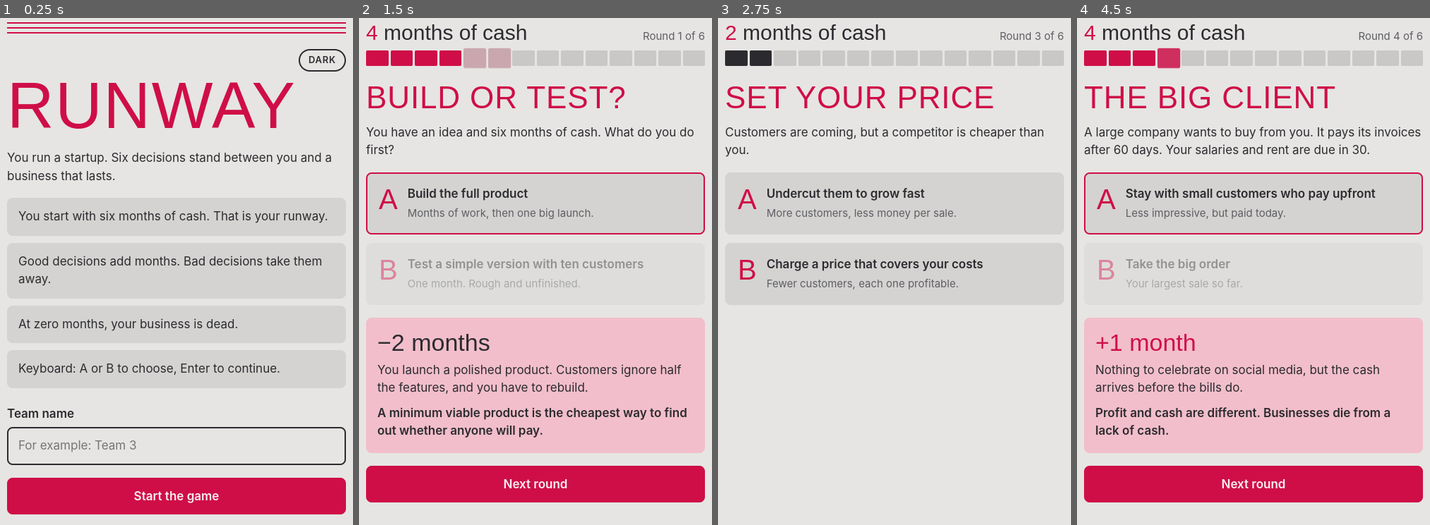
Above: before the commit, frames 1-4 (left to right).
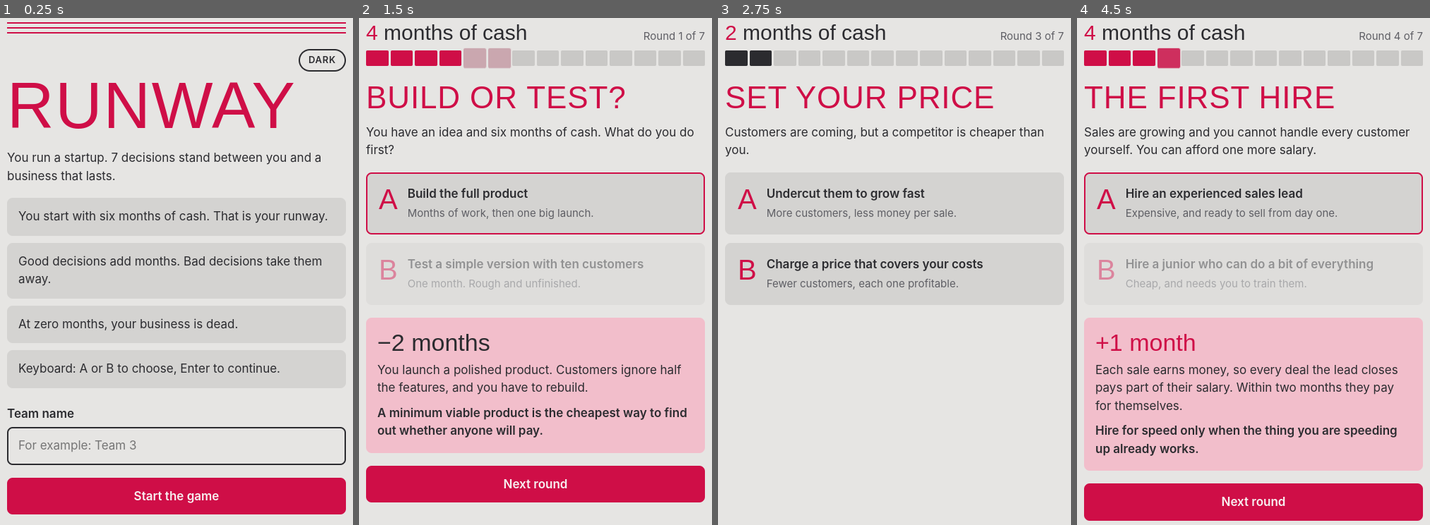
Above: after the commit, the same moments.

Repository: Davidthestudent/runway_game
Game: browser game, page index.html
Two runs of this game, one before a commit and one after it. Both use one fixed random seed, a clock stepped at 60 frames per second and the inputs below.
Inputs (mouse positions are in pixels of both pictures, inside the frame that each line leads up to):
- Up to frame 1 (0.25 s): no input
- Up to frame 2 (1.5 s): click (535, 443) at 0.27 s; type "Alex" at 0.27 s; click "Start the game" at 0.52 s; tap Ctrl at 1.1 s; click "A Build the full product Mont…" at 1.27 s
- Up to frame 3 (2.75 s): tap Ctrl at 1.6, 2.1, 2.6 s; click "Next round" at 1.77 s; click "B Send a survey: 'Would you u…" at 1.87 s; click "Next round" at 2.47 s
- Up to frame 4 (4.5 s): click "B Charge a price that covers …" at 3.07 s; tap Ctrl at 3.1, 3.6, 4.1 s; click "Next round" at 3.67 s; click "A Stay with small customers w…" (after the commit: "A Hire an experienced sales l…") at 4.27 s

The runs differ from the first frame. In frame 1, 0.6% of the frame differs, in the area x 31-94%, y 26-29%; in frame 2, 0.1%; in frame 3, 0.1%; in frame 4, 18%, in the area x 2-98%, y 2-100%.

Commit message:
feat: add a seventh round, the first hire
An experienced sales lead pays for themselves only if unit economics
already work (the 'profitable' flag from the pricing round); otherwise
a better salesperson just loses money faster. The intro text now reads
the round count from the data, and the tests cover the new round.

Co-Authored-By: Claude Fable 5.1 <noreply@anthropic.com>

Diff:
--- a/game.js
+++ b/game.js
@@ -108,7 +108,7 @@
     app.appendChild(stripes());
     app.appendChild(themeToggle());
     app.appendChild(el('h1', null, 'Runway'));
-    var intro = el('p', 'situation', 'You run a startup. Six decisions stand between you and a business that lasts.');
+    var intro = el('p', 'situation', 'You run a startup. ' + ROUNDS.length + ' decisions stand between you and a business that lasts.');
     app.appendChild(intro);
     var rules = el('ul', 'rules');
     ['You start with six months of cash. That is your runway.',
--- a/scenarios.js
+++ b/scenarios.js
@@ -51,6 +51,20 @@
       lesson: 'Revenue growth and sustainable growth are different things.'
     },
     {
+      title: 'The first hire',
+      text: 'Sales are growing and you cannot handle every customer yourself. You can afford one more salary.',
+      a: { label: 'Hire an experienced sales lead', sub: 'Expensive, and ready to sell from day one.' },
+      b: { label: 'Hire a junior who can do a bit of everything', sub: 'Cheap, and needs you to train them.' },
+      play: function (pick, s) {
+        if (pick === 'a') {
+          if (s.profitable) return { delta: 1, text: 'Each sale earns money, so every deal the lead closes pays part of their salary. Within two months they pay for themselves.' };
+          return { delta: -2, text: 'They close deals fast. Every deal loses money, so a better salesperson only loses it faster.' };
+        }
+        return { delta: 0, text: 'Training eats your evenings and the junior makes mistakes, but the salary is small and you keep your cash.' };
+      },
+      lesson: 'Hire for speed only when the thing you are speeding up already works.'
+    },
+    {
       title: 'The big client',
       text: 'A large company wants to buy from you. It pays its invoices after 60 days. Your salaries and rent are due in 30.',
       a: { label: 'Stay with small customers who pay upfront', sub: 'Less impressive, but paid today.' },
--- a/test/scenarios.test.js
+++ b/test/scenarios.test.js
@@ -41,14 +41,14 @@
 });
 
 test('the careful path survives with cash to spare', () => {
-  // test MVP, interview, price for profit, small customers, decline investor, cut to core
-  const s = playAll(['b', 'a', 'b', 'a', 'b', 'a']);
+  // test MVP, interview, price for profit, experienced sales lead, small customers, decline investor, cut to core
+  const s = playAll(['b', 'a', 'b', 'a', 'a', 'b', 'a']);
   assert.ok(s.months >= 8, `expected a strong finish, got ${s.months}`);
 });
 
 test('the reckless path goes bankrupt before the shock is over', () => {
-  // build everything, survey, undercut, big client, take the money, wait it out
-  const s = playAll(['a', 'b', 'a', 'b', 'a', 'b']);
+  // build everything, survey, undercut, expensive sales lead, big client, take the money, wait it out
+  const s = playAll(['a', 'b', 'a', 'a', 'b', 'a', 'b']);
   assert.equal(s.months, 0);
 });
 
@@ -72,6 +72,13 @@
   }
 });
 
+test('an expensive hire pays off only once sales are profitable', () => {
+  const hire = ROUNDS.find((r) => r.title === 'The first hire');
+  assert.ok(hire.play('a', { months: 6, profitable: true, expanded: false }).delta > 0);
+  assert.ok(hire.play('a', { months: 6, profitable: false, expanded: false }).delta < 0);
+  assert.equal(hire.play('b', { months: 6, profitable: false, expanded: false }).delta, 0);
+});
+
 test('the game is winnable and losable but not trivial', () => {
   const outcomes = new Set();
   const n = ROUNDS.length;
